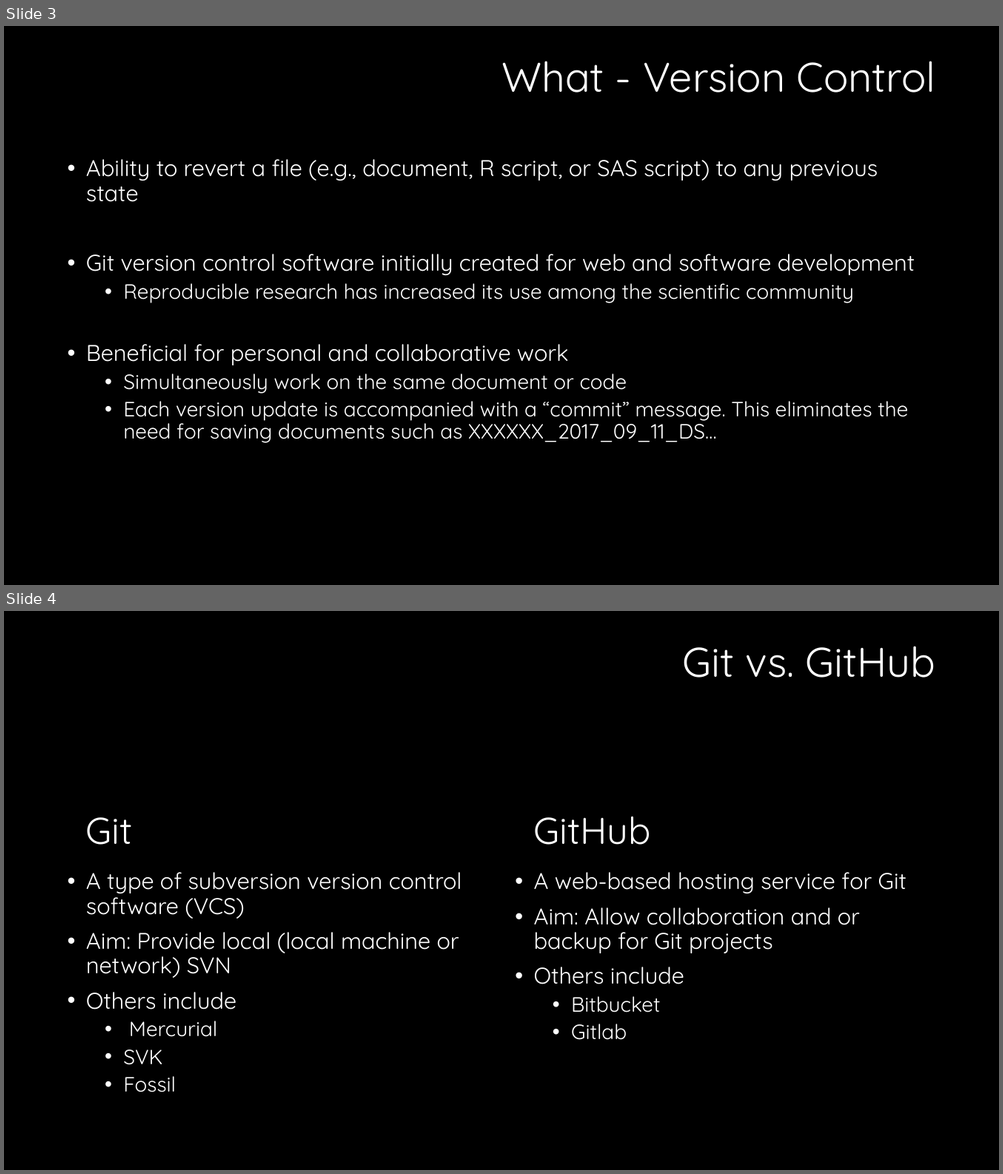
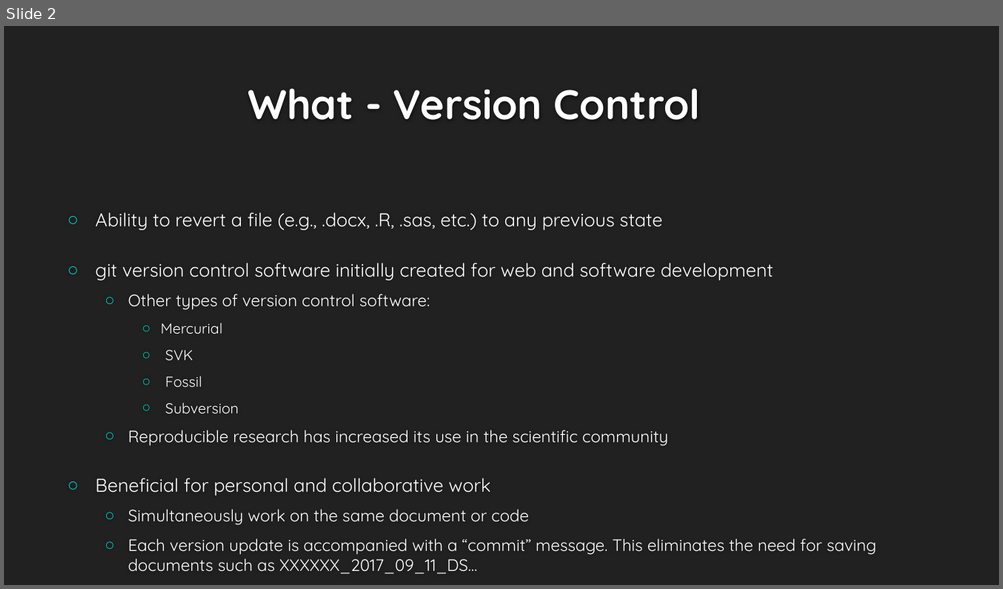
Before and after one commit to smithderek/gitExample, a slide deck: Git and GitHub.pptx. Shown one above the other, each under a label of ours: slides 3 and 4 before the commit, slide 2 after it. The pictures are 1003x1174 and 1003x589 pixels, drawn with LibreOffice and Linux fonts; fonts in the diff are those of the drawing; background and template pictures are left out. Boxes give left, top, right and bottom in pixels: in the first picture for what was removed or moved away, otherwise in the second. Text is boxed around its words. In the diff, an @@ line names an element or a change of style, - is before the commit and + after.

```diff
--- a/Git and GitHub.pptx
+++ b/Git and GitHub.pptx
@@ slide 4 removed at (x1=4, y1=611, x2=999, y2=1170), background #000000 @@
@@ title removed at (x1=683, y1=646, x2=936, y2=678) @@
-Git vs. GitHub
@@ text removed at (x1=86, y1=817, x2=133, y2=845) @@
-Git
@@ text removed at (x1=534, y1=816, x2=651, y2=845) @@
-GitHub
@@ text removed at (x1=86, y1=872, x2=462, y2=1093) @@
-• A type of subversion version control software (VCS)
-• Aim: Provide local (local machine or network) SVN
-• Others include
-  • Mercurial
-  • SVK
-  • Fossil
@@ text removed at (x1=534, y1=872, x2=906, y2=1040) @@
-• A web-based hosting service for Git
-• Aim: Allow collaboration and or backup for Git projects
-• Others include
-  • Bitbucket
-  • Gitlab
@@ what was slide 3 is now slide 2 @@
@@ slide 2 changed as well @@
@@ background #000000 to #212121 @@
@@ title "What - Version Control" at (x1=247, y1=88, x2=700, y2=120): text colour #FFFFFF to #FEFEFE, bold on; alignment right to left; line spacing 0.9 to 1; vertical alignment middle to bottom @@
@@ text "Ability to revert a file ..." moved from (x1=86, y1=159, x2=914, y2=443) to (x1=95, y1=212, x2=876, y2=574) @@
@@ text "Ability to revert a file ..." at (x1=95, y1=212, x2=876, y2=574): vertical alignment top to middle @@
@@ text at (x1=95, y1=212, x2=773, y2=446): text changed; size 22 to 18 pt @@
-• Ability to revert a file (e.g., document, R script, or SAS script) to any previous state
-• Git version control software initially created for web and software development
-  • Reproducible research has increased its use among the scientific community
+○ Ability to revert a file (e.g., .docx, .R, .sas, etc.) to any previous state
+○ git version control software initially created for web and software development
+  ○ Other types of version control software:
+    ○ Mercurial
+    ○ SVK
+    ○ Fossil
+    ○ Subversion
+  ○ Reproducible research has increased its use in the scientific community
@@ text at (x1=95, y1=478, x2=876, y2=574): size 22 to 18 pt in "Beneficial for personal and collaborative work"; size 20 to 16 pt in "Simultaneously work on the same document or ...", "Each version update is accompanied with a ..."; bullet • to ○; line spacing 0.9 to 1; more space between paragraphs @@
```
Also in this commit, not shown: 11 other slides changed, 14 slides added, 1 other slide removed.
